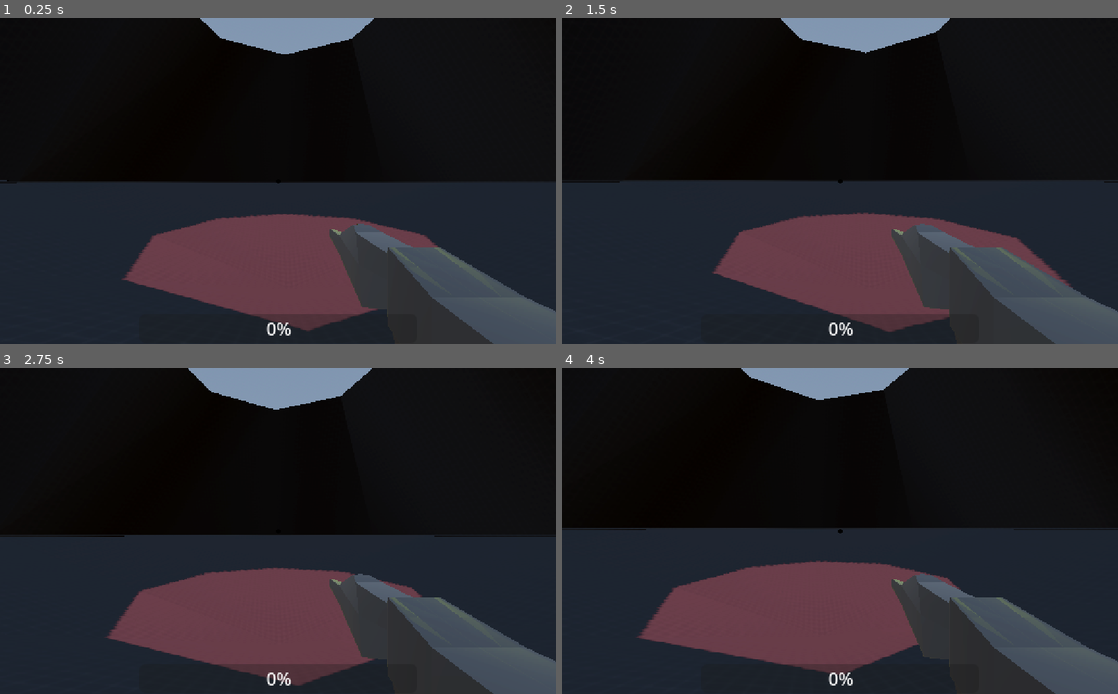
Above: before the commit, frames 1-4 (two rows, left to right).
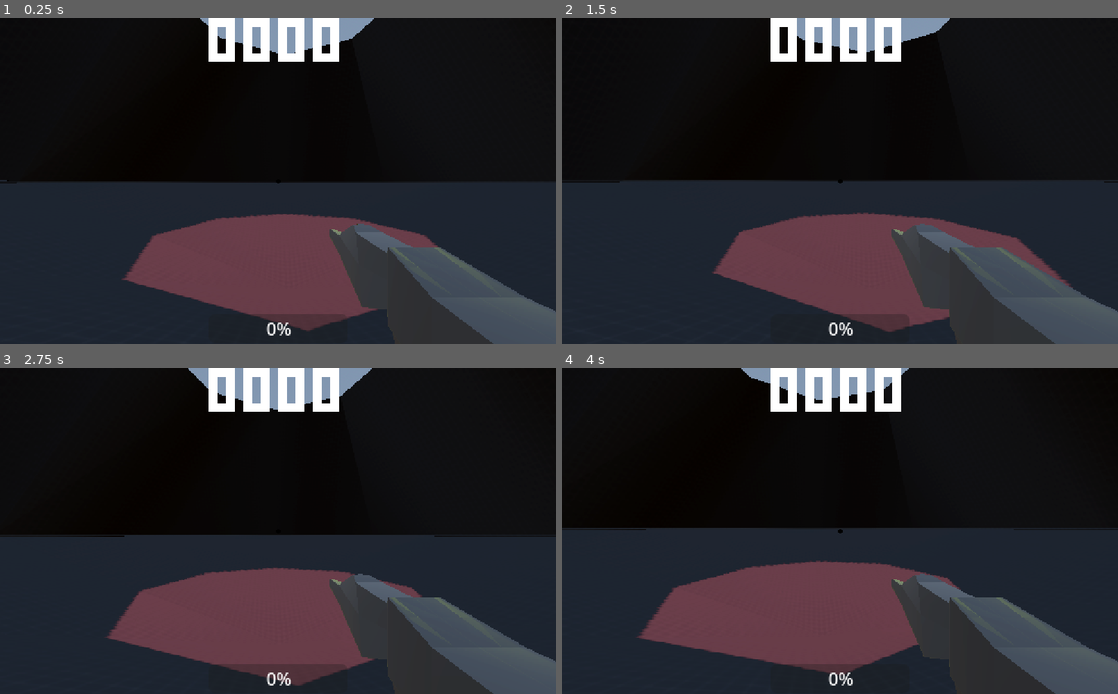
Above: after the commit, the same moments.

Repository: burnt-meat/extrinsic
Game: Godot game, scene res://arena.tscn
Same seed, same stepped clock (60 frames per second), same inputs: the game is played once before the commit and once after it.
Inputs (mouse positions are in pixels of both pictures, inside the frame that each line leads up to):
- Up to frame 1 (0.25 s): no input
- Up to frame 2 (1.5 s): tap Enter at 0.5 s; move the mouse to (867, 181) at 0.52 s; press the mouse at (867, 181) at 0.53 s; hold W (forward) from 0.53 s (still down); tap Space (jump) at 0.77, 0.8, 1.07, 1.25, 1.35 s; move the mouse to (812, 181) at 1.27 s; release the mouse at (812, 181) at 1.28 s
- Up to frame 3 (2.75 s): keep holding W (forward); tap Space (jump) at 1.52, 1.82, 2.3 s; click (250, 531) at 1.55 s; tap Enter at 2 s; move the mouse to (289, 524) at 2.02 s; press the mouse at (289, 524) at 2.03 s
- Up to frame 4 (4 s): keep holding W (forward); tap Space (jump) at 2.75, 3.02, 3.32, 3.77, 3.8 s; move the mouse to (834, 537) at 2.77 s; release the mouse at (834, 537) at 2.78 s; tap 1 (weapon1) at 2.85 s; click (834, 537) at 3.05 s; tap Enter at 3.5 s; move the mouse to (878, 534) at 3.52 s; tap 2 (weapon2) at 3.6 s

The runs differ from the first frame. In frame 1, 2.1% of the frame differs, in the area x 37-61%, y 0-14%; in frame 2, 2.1%; in frame 3, 2.1%; in frame 4, 2.1%.
Error in both runs: Invalid assignment of property or key 'effects' with value of type 'Array' on a base object of type 'Resource (Weapon)'. (res://APIs/GunAPI.gd:50)

Commit message:
extrinsic

Diff:
--- a/APIs/ScoreAPI.gd
+++ b/APIs/ScoreAPI.gd
@@ -2,10 +2,20 @@
 
 signal score_changed
 
-var score: int:
-	set(val):
-		score = val
-		emit_signal("score_changed")
+var id: int = 0
+
+var ledger := {}
+
+var score: int
 
 func add_score(amount: int, reason: String):
+	ledger[id] = { "amount": amount, "reason": reason }
+	id += 1
 	score += amount
+	emit_signal("score_changed")
+
+func get_latest_ledger_entry() -> Dictionary:
+	if ledger.size() > 0:
+		return ledger.values().back()
+	else:
+		return {}
--- a/Scenes/Player.tscn
+++ b/Scenes/Player.tscn
@@ -6,6 +6,7 @@
 [ext_resource type="Texture2D" uid="uid://chmowq51hp4g4" path="res://Assets/crosshair.png" id="3_rkxvw"]
 [ext_resource type="AudioStream" uid="uid://ja808e46bx0" path="res://Assets/SFX/rifle.wav" id="5_eyqwt"]
 [ext_resource type="Script" path="res://Scripts/HUD.gd" id="5_ytuax"]
+[ext_resource type="FontFile" uid="uid://k0ewcp0qnnf6" path="res://Assets/Fonts/PICO-8 mono.ttf" id="7_8ujlf"]
 
 [sub_resource type="CapsuleMesh" id="CapsuleMesh_euc82"]
 
@@ -79,6 +80,63 @@
 "view_bob": SubResource("Animation_p5k36")
 }
 
+[sub_resource type="Animation" id="Animation_vdjw8"]
+resource_name = "Merge"
+length = 0.5
+tracks/0/type = "bezier"
+tracks/0/imported = false
+tracks/0/enabled = true
+tracks/0/path = NodePath("Score/ScoreIncrementShower:position:x")
+tracks/0/interp = 1
+tracks/0/loop_wrap = true
+tracks/0/keys = {
+"handle_modes": PackedInt32Array(0, 0),
+"points": PackedFloat32Array(383.99, -0.25, 0, 0.5, -0.5, 191.99, -0.25, 0, 0.25, 0),
+"times": PackedFloat32Array(0, 0.5)
+}
+tracks/1/type = "bezier"
+tracks/1/imported = false
+tracks/1/enabled = true
+tracks/1/path = NodePath("Score/ReasonShower:modulate:a")
+tracks/1/interp = 1
+tracks/1/loop_wrap = true
+tracks/1/keys = {
+"handle_modes": PackedInt32Array(0, 0),
+"points": PackedFloat32Array(1, -0.25, 0, 0.5, -0.5, 0, -0.25, 0, 0.25, 0),
+"times": PackedFloat32Array(0, 0.5)
+}
+tracks/2/type = "bezier"
+tracks/2/imported = false
+tracks/2/enabled = true
+tracks/2/path = NodePath("Score/ScoreIncrementShower:modulate:a")
+tracks/2/interp = 1
+tracks/2/loop_wrap = true
+tracks/2/keys = {
+"handle_modes": PackedInt32Array(0, 0),
+"points": PackedFloat32Array(1, -0.25, 0, 0.5, -0.5, 0, -0.25, 0, 0.25, 0),
+"times": PackedFloat32Array(0, 0.5)
+}
+
+[sub_resource type="Animation" id="Animation_3cq3q"]
+length = 0.001
+tracks/0/type = "bezier"
+tracks/0/imported = false
+tracks/0/enabled = true
+tracks/0/path = NodePath("Score/ScoreIncrementShower:position:x")
+tracks/0/interp = 1
+tracks/0/loop_wrap = true
+tracks/0/keys = {
+"handle_modes": PackedInt32Array(0),
+"points": PackedFloat32Array(383.99, -0.25, 0, 0.25, 0),
+"times": PackedFloat32Array(0)
+}
+
+[sub_resource type="AnimationLibrary" id="AnimationLibrary_0mbrw"]
+_data = {
+"Merge": SubResource("Animation_vdjw8"),
+"RESET": SubResource("Animation_3cq3q")
+}
+
 [node name="Player" type="CharacterBody3D" groups=["Player"]]
 transform = Transform3D(-4.37114e-08, 0, -1, 0, 1, 0, 1, 0, -4.37114e-08, 0, 4, 1)
 floor_block_on_wall = false
@@ -147,6 +205,7 @@
 grow_horizontal = 2
 grow_vertical = 2
 script = ExtResource("5_ytuax")
+metadata/_edit_lock_ = true
 
 [node name="CrossHair" type="TextureRect" parent="HUD"]
 layout_mode = 1
@@ -173,21 +232,76 @@
 anchor_top = 1.0
 anchor_right = 0.5
 anchor_bottom = 1.0
-offset_left = -128.0
-offset_top = -28.0
-offset_right = 128.0
+offset_left = -63.99
+offset_top = -12.0
+offset_right = 64.01
 offset_bottom = -1.0
 grow_horizontal = 2
 grow_vertical = 0
+percent_visible = false
+
+[node name="Score" type="Control" parent="HUD"]
+anchors_preset = 0
+offset_right = 40.0
+offset_bottom = 40.0
+
+[node name="ScoreCounter" type="RichTextLabel" parent="HUD/Score"]
+layout_mode = 1
+anchors_preset = 5
+anchor_left = 0.5
+anchor_right = 0.5
+offset_left = 172.0
+offset_right = 300.0
+offset_bottom = 40.0
+grow_horizontal = 2
+auto_translate = false
+theme_override_fonts/normal_font = ExtResource("7_8ujlf")
+theme_override_font_sizes/normal_font_size = 32
+bbcode_enabled = true
+text = "0000"
+scroll_active = false
+
+[node name="ReasonShower" type="RichTextLabel" parent="HUD/Score"]
+layout_mode = 1
+anchors_preset = 5
+anchor_left = 0.5
+anchor_right = 0.5
+offset_left = 364.0
+offset_top = 40.0
+offset_right = 492.0
+offset_bottom = 128.0
+grow_horizontal = 2
+auto_translate = false
+theme_override_fonts/normal_font = ExtResource("7_8ujlf")
+theme_override_font_sizes/normal_font_size = 12
+bbcode_enabled = true
+fit_content_height = true
+scroll_active = false
+
+[node name="ScoreIncrementShower" type="RichTextLabel" parent="HUD/Score"]
+layout_mode = 1
+anchors_preset = 5
+anchor_left = 0.5
+anchor_right = 0.5
+offset_left = 363.99
+offset_right = 491.991
+offset_bottom = 40.0
+grow_horizontal = 2
+auto_translate = false
+theme_override_fonts/normal_font = ExtResource("7_8ujlf")
+theme_override_font_sizes/normal_font_size = 32
+bbcode_enabled = true
+fit_content_height = true
+scroll_active = false
+text_direction = 2
 
 [node name="ReloadPoll" type="Timer" parent="HUD"]
 wait_time = 0.05
 
-[node name="ammo left" type="RichTextLabel" parent="HUD"]
-layout_mode = 0
-offset_right = 576.0
-offset_bottom = 32.0
-bbcode_enabled = true
+[node name="AnimationPlayer" type="AnimationPlayer" parent="HUD"]
+libraries = {
+"": SubResource("AnimationLibrary_0mbrw")
+}
 
 [connection signal="timeout" from="Neck/WeaponHolder/Flash/Timer" to="Neck/WeaponHolder" method="_on_timer_timeout"]
 [connection signal="timeout" from="HUD/ReloadPoll" to="HUD" method="_on_reload_poll_timeout"]
--- a/Scripts/EnemyFlying.gd
+++ b/Scripts/EnemyFlying.gd
@@ -8,6 +8,7 @@
 		$HitSFX.play()
 		if value <= 0:
 			$HitSFX.play()
+			ScoreApi.add_score(1, "Killed a fish")
 			die()
 @export var SPEED: float = 1
 
--- a/Scripts/EnemySpawner.gd
+++ b/Scripts/EnemySpawner.gd
@@ -11,6 +11,7 @@
 		$HitSFX.play()
 		if value <= 0:
 			$HitSFX.play()
+			ScoreApi.add_score(3, "Killed a Spawner")
 			die()
 @export var SPEED: float = 1
 
--- a/Scripts/HUD.gd
+++ b/Scripts/HUD.gd
@@ -3,9 +3,34 @@
 @onready var ReloadTimer: ProgressBar = %ReloadTimer
 @onready var ReloadPoll: Timer = $ReloadPoll
 @onready var WeaponHolder: Node3D = %WeaponHolder
+@onready var ScoreCounter: RichTextLabel = $Score/ScoreCounter
+@onready var ReasonShower: RichTextLabel = $Score/ReasonShower
+@onready var ScoreIncrementShower: RichTextLabel = $Score/ScoreIncrementShower
+@onready var AP: AnimationPlayer = $AnimationPlayer
+
+var entries_to_show: Array = []
 
 func _ready():
 	GunApi.connect("started_cooldown", _change_weapon_reloadtimer)
+	ScoreApi.connect("score_changed", _update_score_counter)
+	_update_score_counter()
+
+
+func _update_score_counter():
+	var entry := ScoreApi.get_latest_ledger_entry()
+
+	print("updating score counter")
+	print(entry)
+
+	if not entry.has("amount"):
+		return
+
+	# TODO: localization
+	ReasonShower.text = entry.reason
+	ScoreIncrementShower.text = "%s+" % entry.amount
+	AP.play_backwards("Merge")
+	await get_tree().create_timer(1).timeout
+	AP.play("Merge")
 
 
 func _change_weapon_reloadtimer(id: int):
--- a/Scripts/weapon.gd
+++ b/Scripts/weapon.gd
@@ -5,7 +5,6 @@
 @onready var Flash: Node3D = $Flash
 @onready var FlashTimer: Timer = $Flash/Timer
 @onready var GunSFX: AudioStreamPlayer = $GunSFX
-@onready var AmmoHUD: RichTextLabel = $"../../HUD/ammo left"
 
 var damage: float = 0
 var cooldown: float = .1
@@ -20,12 +19,10 @@
 
 
 func _ready():
-	GunApi.connect("switched_weapon", func(res, id): AmmoHUD.text = "[wave]you have %s ammo left[/wave]" % ammo[current_weapon].ammo_left)
 	Ray.add_exception(Player)
 
 func _process(delta):
 	if Input.is_action_just_pressed("reload"):
-		print("Reloading for %s gun number %s" % [str(GunApi.loaded_weapons[current_weapon].reload_time), str(current_weapon)])
 		reload(GunApi.loaded_weapons[current_weapon].reload_time, current_weapon)
 
 	if full_auto:
@@ -41,9 +38,10 @@
 	ammo[id].ammo_left = ammo[id].ammo_max
 	print("reloaded " + str(id))
 	reloading[id] = false
-	AmmoHUD.text = "[wave]you have %s ammo left[/wave]" % ammo[current_weapon].ammo_left
 
 func shoot() -> void:
+	if ammo[current_weapon].ammo_left <= 0 and not reloading[current_weapon]:
+		reload(GunApi.loaded_weapons[current_weapon].reload_time, current_weapon)
 	if ammo[current_weapon].ammo_left <= 0 or reloading[current_weapon]:
 		return
 	GunApi.start_cooldown(current_weapon)
@@ -58,7 +56,6 @@
 	if Ray.get_collider().is_in_group("Enemy"):
 		Ray.get_collider().health -= damage
 	ammo[current_weapon].ammo_left -= 1
-	AmmoHUD.text = "[wave]you have %s ammo left[/wave]" % ammo[current_weapon].ammo_left
 
 
 func flash():
Binary file added: Assets/Fonts/PICO-8 mono.ttf
Not shown, added: Assets/Fonts/PICO-8 mono.ttf.import
Not shown: 1 places in Scenes/Player.tscn that only renumber resources
